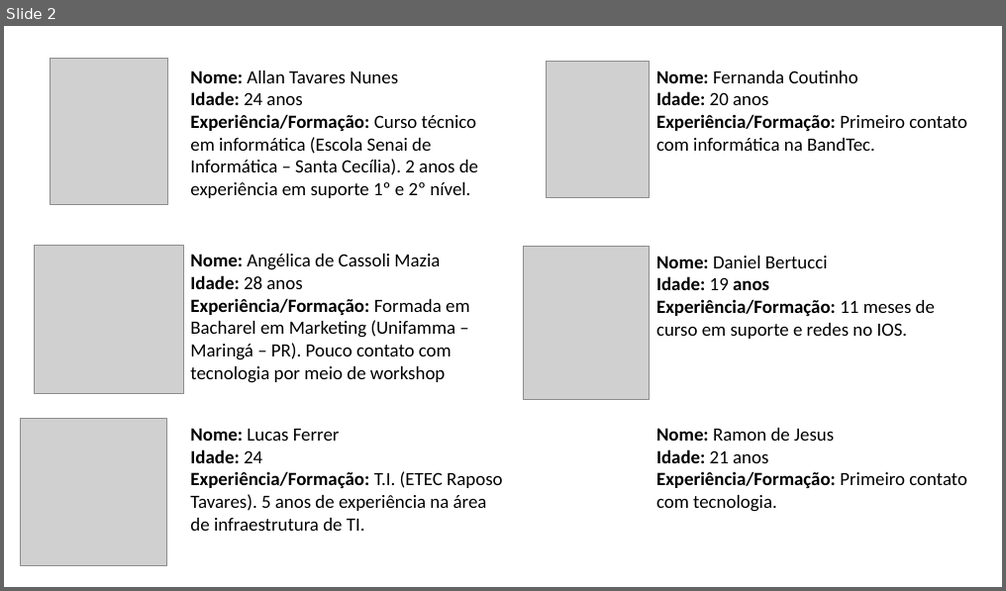
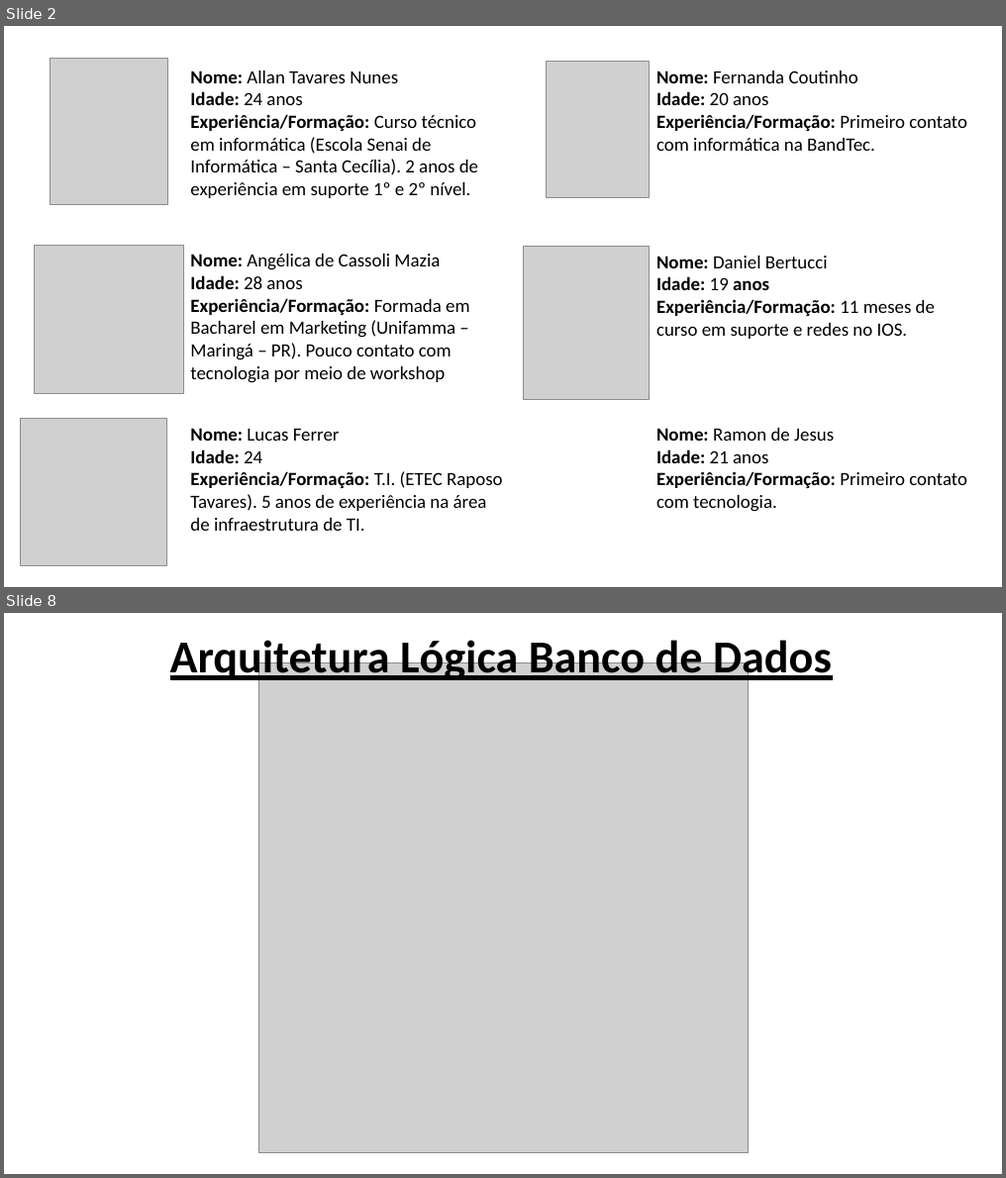
Before and after one commit to allantnunes/MonkeysHealthcare, a slide deck: Apresentação MonkeysTest.pptx. Shown one above the other, each under a label of ours: slide 2 before the commit, slides 2 and 8 after it; the slides between them are not shown. The pictures are 1006x591 and 1006x1178 pixels, drawn with LibreOffice and Linux fonts; fonts in the diff are those of the drawing; grey boxes stand for pictures. Boxes give left, top, right and bottom in pixels: in the first picture for what was removed or moved away, otherwise in the second. Text is boxed around its words. In the diff, an @@ line names an element or a change of style, - is before the commit and + after.

```diff
--- a/Apresentação MonkeysTest.pptx
+++ b/Apresentação MonkeysTest.pptx
@@ slide 8 added at [4, 613, 1002, 1174], background #FFFFFF @@
@@ text added at [170, 635, 832, 684], 44 pt, text #000000, bold, underline @@
+Arquitetura Lógica Banco de Dados
@@ picture added at [258, 663, 748, 1154] @@
```
Also in this commit, not shown: 4 slides changed, 3 other slides added, 10 other files.
